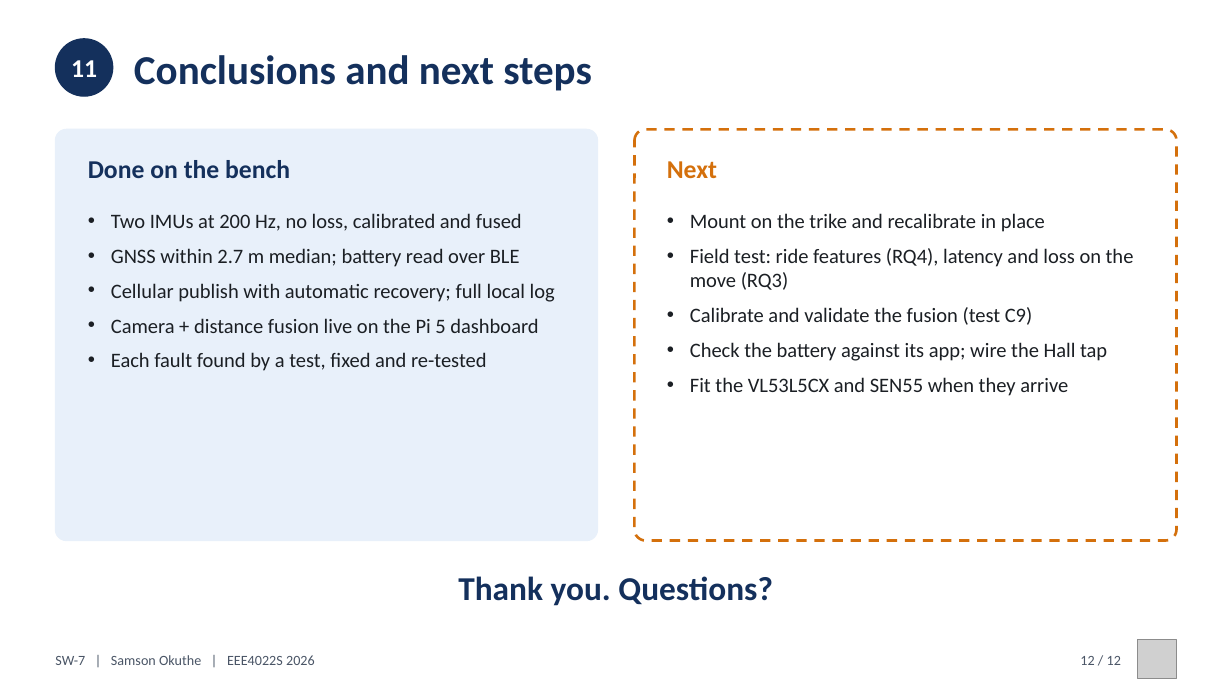
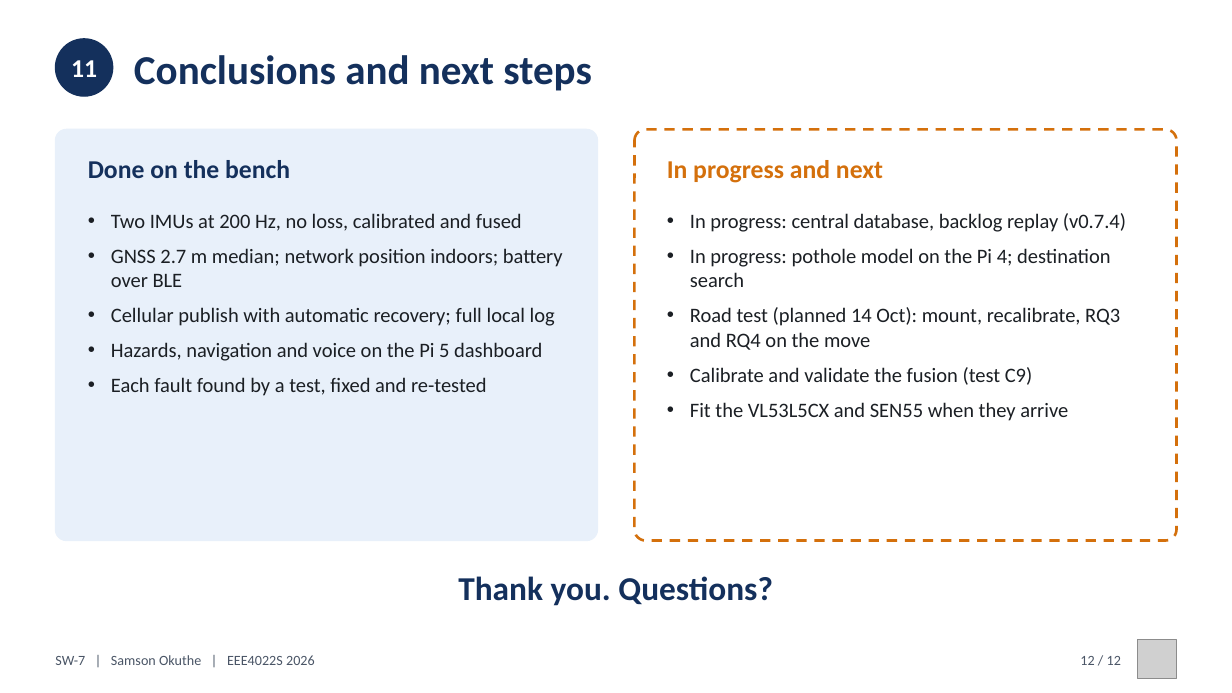
Before and after one commit to 0geder/Tukzie-HPEC-HUD, a slide deck: slide 12 of Presentation/SW7_Final_Presentation.pptx. Drawn at 1232x693 pixels with LibreOffice and Linux fonts; fonts in the diff are those of the drawing; grey boxes stand for pictures. Boxes give left, top, right and bottom in pixels: in the first picture for what was removed or moved away, otherwise in the second. Text is boxed around its words. In the diff, an @@ line names an element or a change of style, - is before the commit and + after.

Commit message:
Presentation updated with 7 to 11 Oct results (deck, poster, talking points, Q&A; talk about 9.2 min); bench observations of 10 to 11 Oct recorded as evidence (ToF hand test, Pi 4 temperatures and reboots, detector 14.6 fps / 120 ms, voice)

```diff
--- a/Presentation/SW7_Final_Presentation.pptx
+++ b/Presentation/SW7_Final_Presentation.pptx
@@ text at bbox=[667, 160, 883, 183]: text changed @@
-Next
+In progress and next
@@ text at bbox=[690, 213, 1126, 350]: text changed @@
-• Mount on the trike and recalibrate in place
-• Field test: ride features (RQ4), latency and loss on the move (RQ3)
+• In progress: central database, backlog replay (v0.7.4)
+• In progress: pothole model on the Pi 4; destination search
+• Road test (planned 14 Oct): mount, recalibrate, RQ3 and RQ4 on the move
@@ text at bbox=[111, 248, 563, 287]: text changed @@
-• GNSS within 2.7 m median; battery read over BLE
+• GNSS 2.7 m median; network position indoors; battery over BLE
@@ text at bbox=[111, 342, 542, 361]: text changed @@
-• Camera + distance fusion live on the Pi 5 dashboard
+• Hazards, navigation and voice on the Pi 5 dashboard
@@ text at bbox=[690, 342, 1107, 361]: paragraph removed @@
-• Check the battery against its app; wire the Hall tap
```
Also in this commit, not shown: 7 other slides changed, 8 other files.
